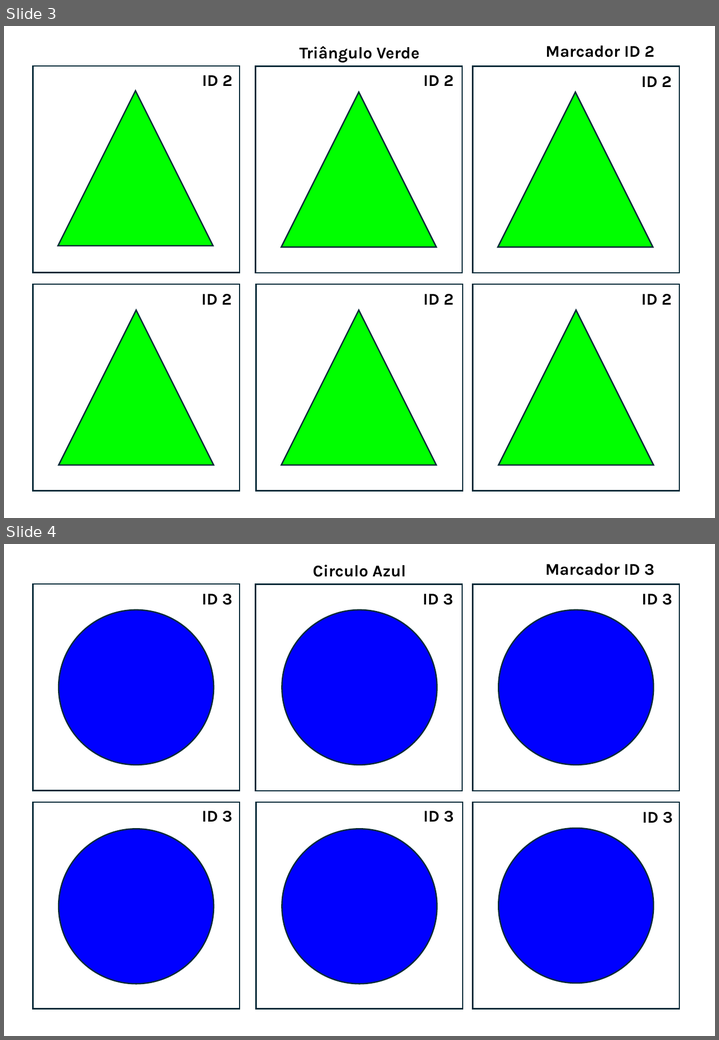
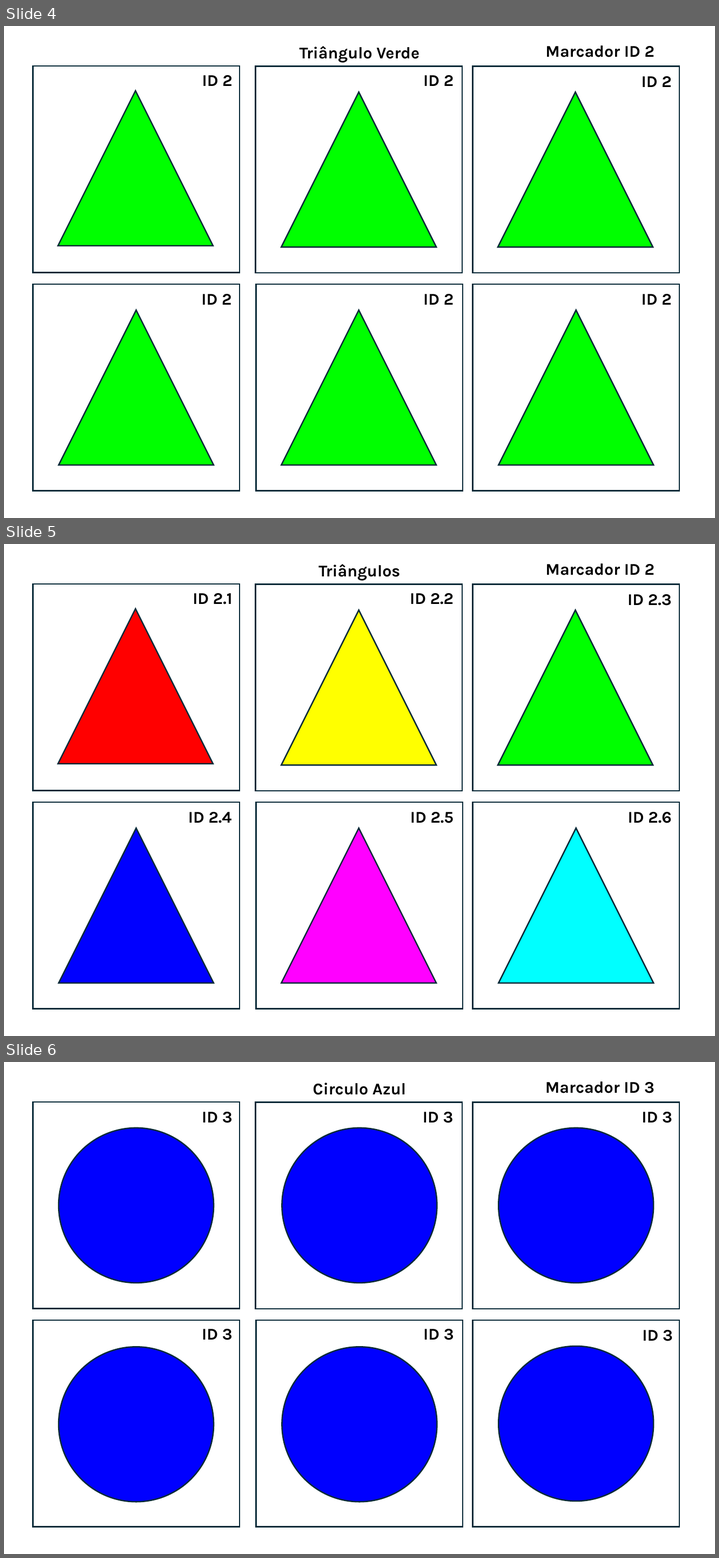
Before and after one commit to joaopavao1979/HuskyCar, a slide deck: prova_azoresbot/mapas/Marcadores_Visuais.pptx. Shown one above the other, each under a label of ours: slides 3 and 4 before the commit, slides 4, 5 and 6 after it. The pictures are 719x1040 and 719x1558 pixels, drawn with LibreOffice and Linux fonts; fonts in the diff are those of the drawing. Boxes give left, top, right and bottom in pixels: in the first picture for what was removed or moved away, otherwise in the second. Text is boxed around its words. In the diff, an @@ line names an element or a change of style, - is before the commit and + after.

```diff
--- a/prova_azoresbot/mapas/Marcadores_Visuais.pptx
+++ b/prova_azoresbot/mapas/Marcadores_Visuais.pptx
@@ slide 5 added at (4, 544, 715, 1036), background #FFFFFF @@
@@ text added at (318, 564, 400, 581), 18 pt, text #000000, bold @@
+Triângulos
@@ text added at (545, 563, 654, 575), 18 pt, text #000000, bold @@
+Marcador ID 2
@@ rectangle added at (33, 584, 239, 791), outline #092A39 1.5 pt @@
@@ rectangle added at (255, 584, 462, 791), outline #092A39 1.5 pt @@
@@ rectangle added at (473, 584, 679, 791), outline #092A39 1.5 pt @@
@@ text added at (192, 593, 232, 604), 18 pt, text #000000, bold @@
+ID 2.1
@@ text added at (410, 593, 453, 604), 18 pt, text #000000, bold @@
+ID 2.2
@@ text added at (627, 594, 671, 606), 18 pt, text #000000, bold @@
+ID 2.3
@@ triangle added at (58, 609, 212, 764), fill #FF0000, outline #092A39 1.5 pt @@
@@ triangle added at (282, 610, 437, 765), fill #FFFF00, outline #092A39 1.5 pt @@
@@ triangle added at (498, 610, 653, 765), fill #00FF00, outline #092A39 1.5 pt @@
@@ rectangle added at (33, 803, 239, 1009), outline #092A39 1.5 pt @@
@@ rectangle added at (256, 803, 462, 1009), outline #092A39 1.5 pt @@
@@ rectangle added at (473, 803, 679, 1009), outline #092A39 1.5 pt @@
@@ text added at (188, 812, 232, 823), 18 pt, text #000000, bold @@
+ID 2.4
@@ text added at (410, 812, 454, 823), 18 pt, text #000000, bold @@
+ID 2.5
@@ text added at (628, 812, 671, 823), 18 pt, text #000000, bold @@
+ID 2.6
@@ triangle added at (59, 828, 214, 983), fill #0000FF, outline #092A39 1.5 pt @@
@@ triangle added at (282, 828, 437, 983), fill #FF00FF, outline #092A39 1.5 pt @@
@@ triangle added at (499, 828, 654, 983), fill #00FFFF, outline #092A39 1.5 pt @@
@@ what was slide 3 is now slide 4 @@
@@ what was slide 4 is now slide 6 @@
```
Also in this commit, not shown: 4 other slides added, 9 other files.
